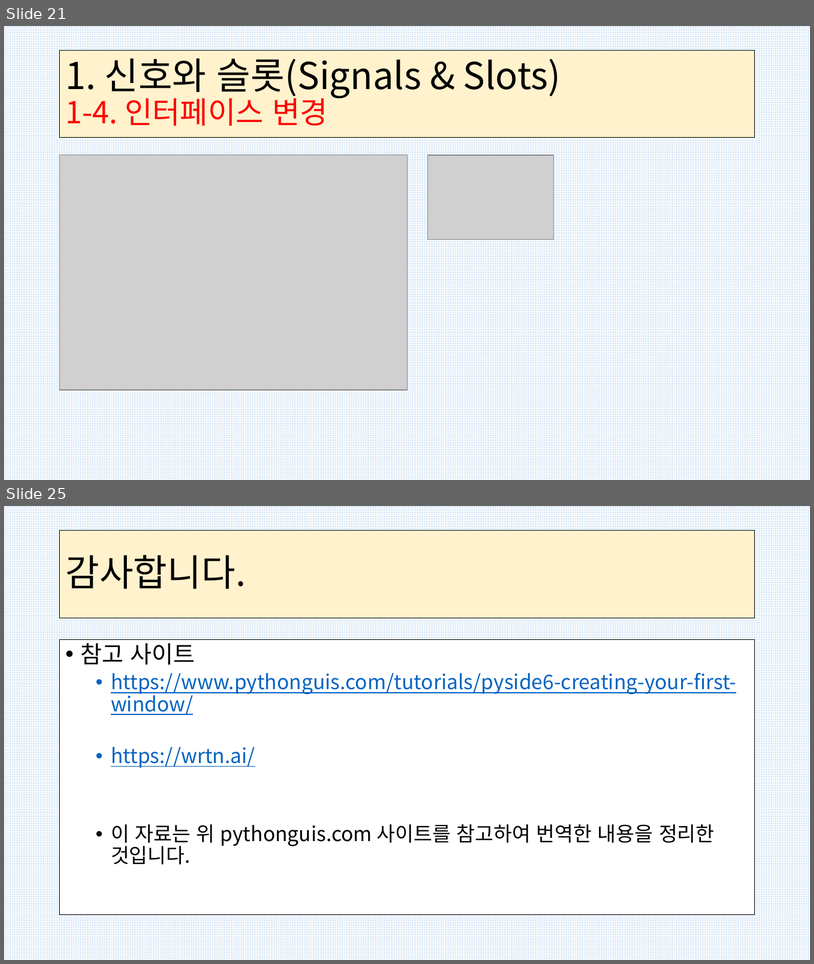
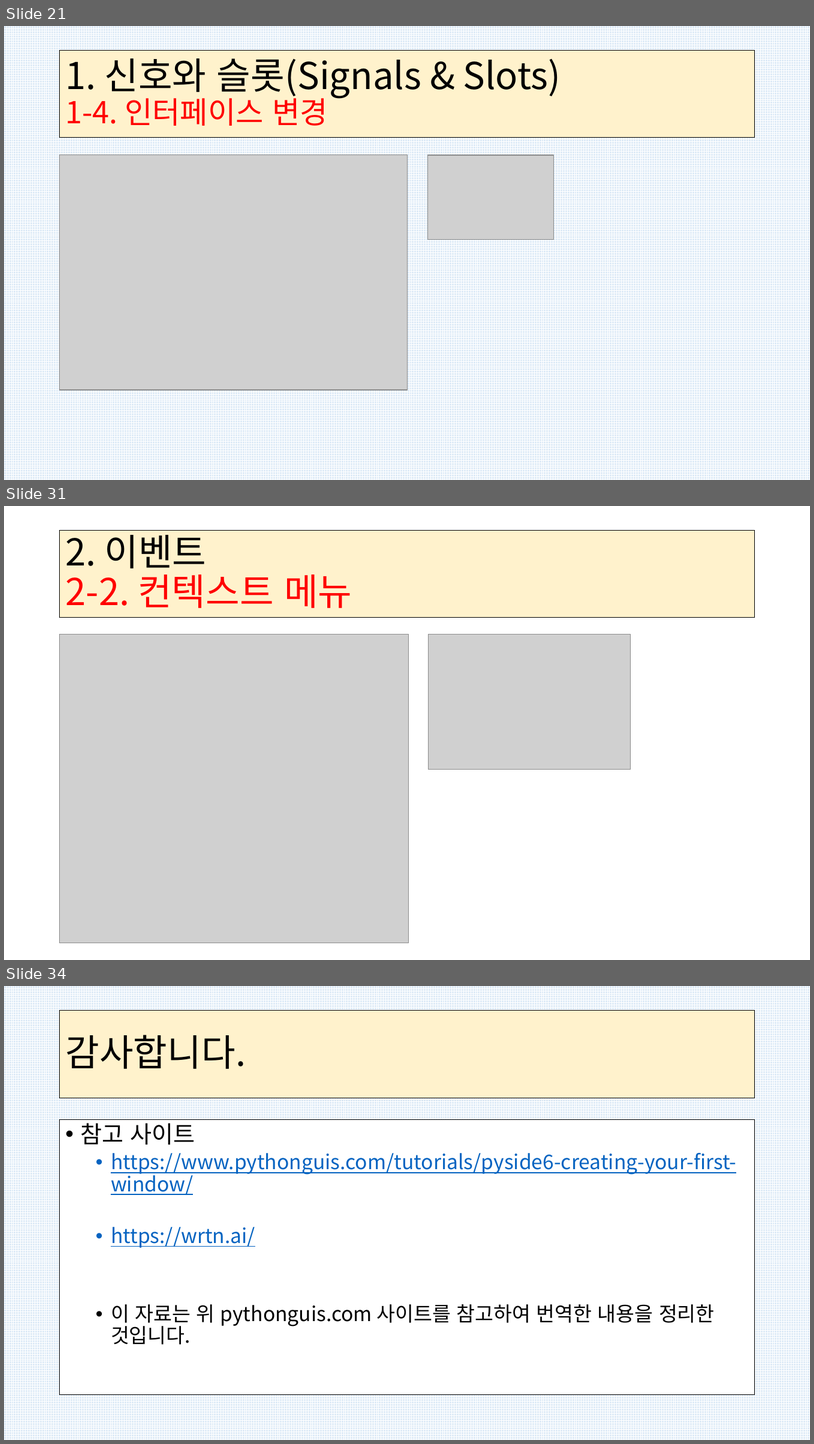
Before and after one commit to kig2929kig/PySide6, a slide deck: PySide-2.pptx. Shown one above the other, each under a label of ours: slides 21 and 25 before the commit, slides 21, 31 and 34 after it; the slides between them are not shown. The pictures are 814x964 and 814x1444 pixels, drawn with LibreOffice and Linux fonts; fonts in the diff are those of the drawing; grey boxes stand for pictures. Boxes give left, top, right and bottom in pixels: in the first picture for what was removed or moved away, otherwise in the second. Text is boxed around its words. In the diff, an @@ line names an element or a change of style, - is before the commit and + after.

```diff
--- a/PySide-2.pptx
+++ b/PySide-2.pptx
@@ slide 31 added at (x1=4, y1=506, x2=810, y2=960), background #FFFFFF @@
@@ title added at (x1=60, y1=530, x2=755, y2=618), fill #FFF2CC, outline #000000 0.75 pt, 44 pt, text #FF0000 @@
+2. 이벤트
+2-2. 컨텍스트 메뉴
@@ picture added at (x1=60, y1=634, x2=409, y2=943) @@
@@ picture added at (x1=429, y1=634, x2=632, y2=769) @@
@@ what was slide 25 is now slide 34 @@
```
Also in this commit, not shown: 2 slides changed, 9 other slides added, 1 slide removed.
